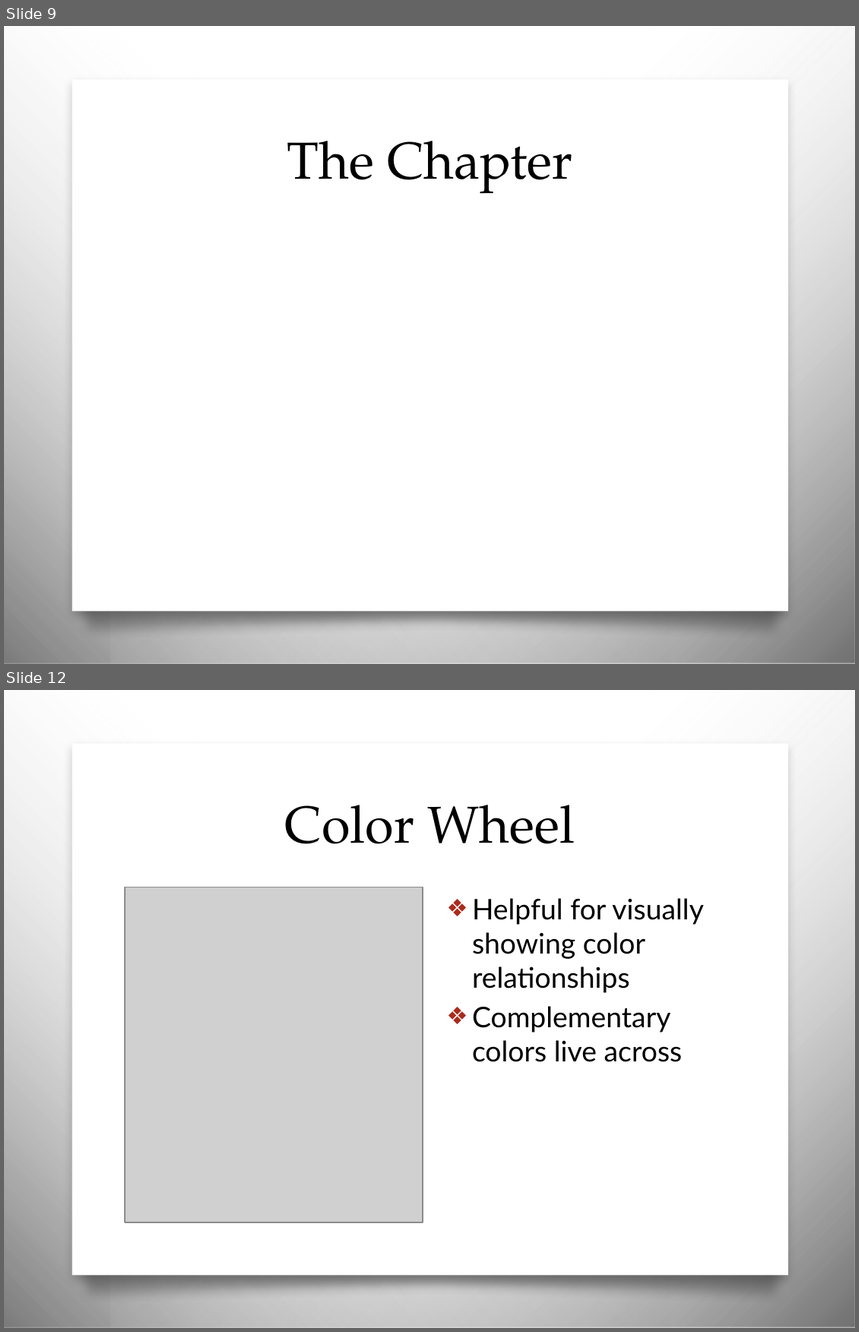
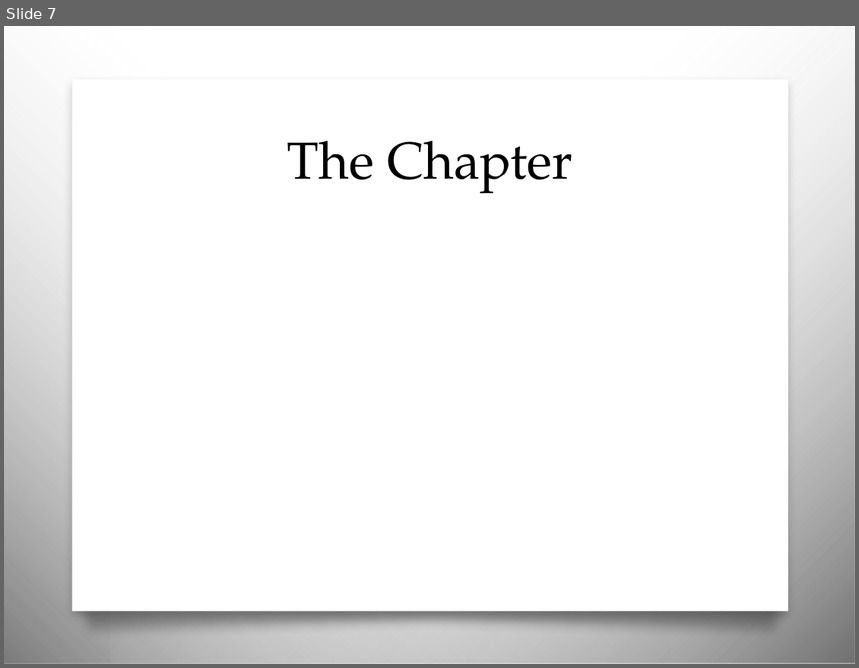
Before and after one commit to awayken/USF-ART329, a slide deck: slides/classnine/slides.pptx. Shown one above the other, each under a label of ours: slides 9 and 12 before the commit, slide 7 after it; the slides between them are not shown. The pictures are 859x1332 and 859x668 pixels, drawn with LibreOffice and Linux fonts; fonts in the diff are those of the drawing; grey boxes stand for pictures; background and template pictures are left out. Boxes give left, top, right and bottom in pixels: in the first picture for what was removed or moved away, otherwise in the second. Text is boxed around its words. In the diff, an @@ line names an element or a change of style, - is before the commit and + after.

```diff
--- a/slides/classnine/slides.pptx
+++ b/slides/classnine/slides.pptx
@@ slide 12 removed at bbox=[4, 690, 855, 1328], background picture (left out); not listed: 4 template elements that a slide beside it also shows @@
@@ title removed at bbox=[285, 805, 575, 844] @@
-Color Wheel
@@ picture removed at bbox=[125, 888, 423, 1223] @@
@@ text removed at bbox=[472, 898, 704, 1062] @@
-❖ Helpful for visually showing color relationships
-❖ Complementary colors live across
@@ what was slide 9 is now slide 7 @@
```
Also in this commit, not shown: 3 slides changed, 1 slide added, 10 other slides removed.
